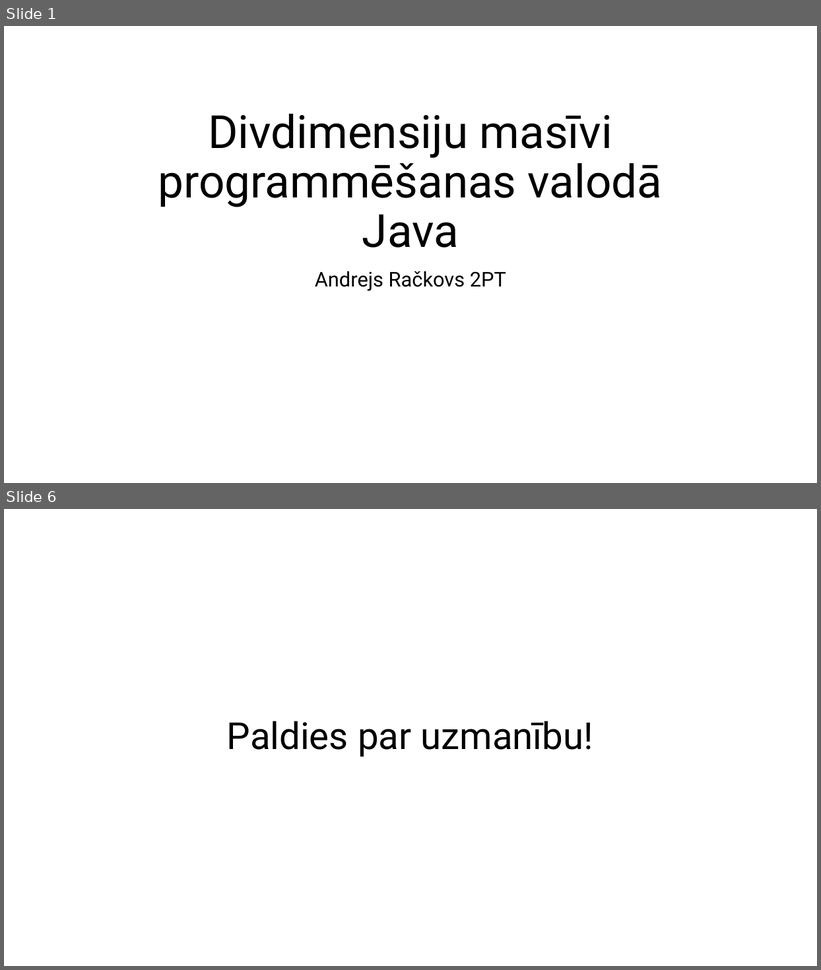
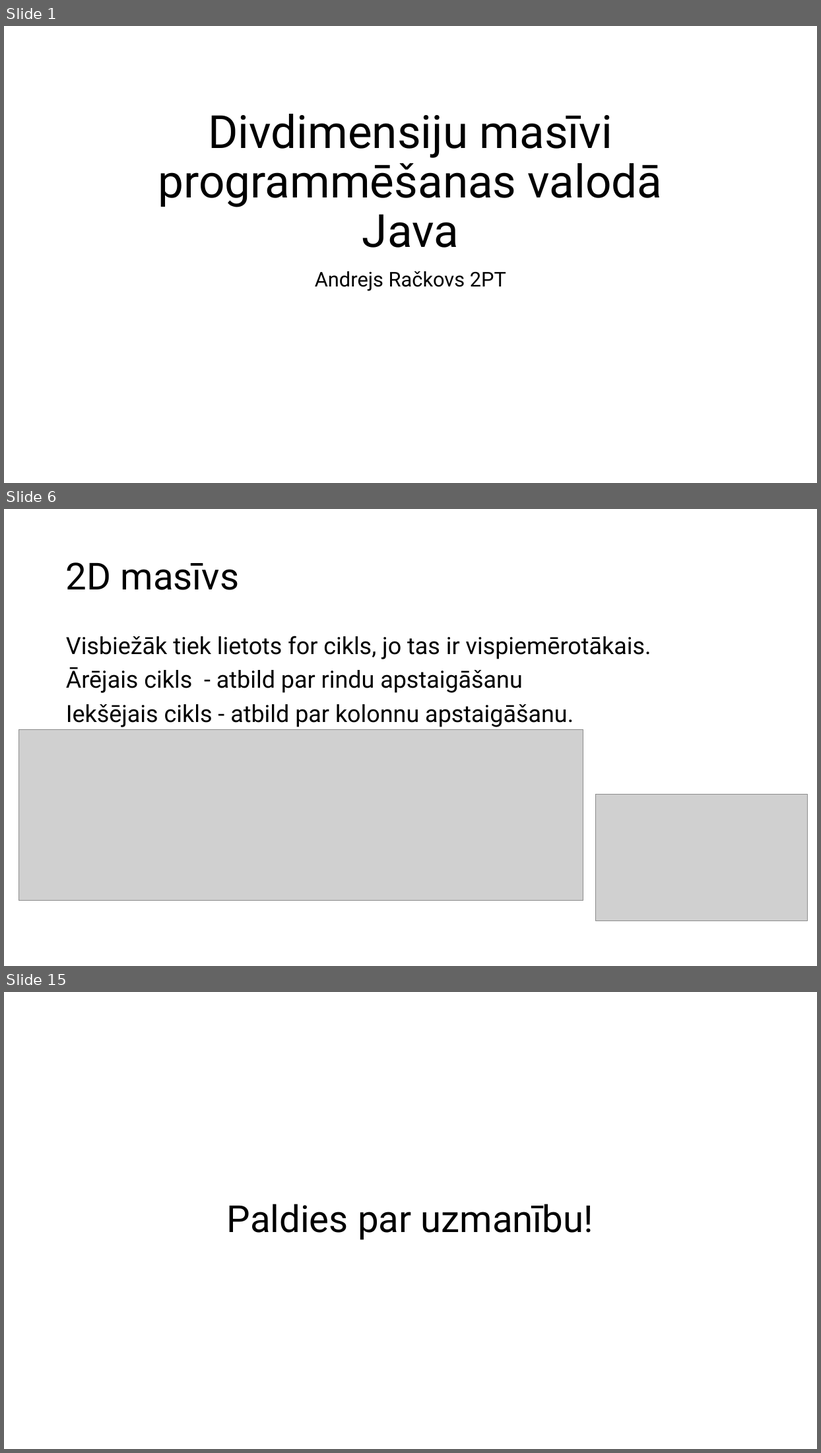
Before and after one commit to Andrejatsm/Eksamens, a slide deck: 2D Array.pptx. Shown one above the other, each under a label of ours: slides 1 and 6 before the commit, slides 1, 6 and 15 after it; the slides between them are not shown. The pictures are 821x970 and 821x1453 pixels, drawn with LibreOffice and Linux fonts; fonts in the diff are those of the drawing; grey boxes stand for pictures. Boxes give left, top, right and bottom in pixels: in the first picture for what was removed or moved away, otherwise in the second. Text is boxed around its words. In the diff, an @@ line names an element or a change of style, - is before the commit and + after.

```diff
--- a/2D Array.pptx
+++ b/2D Array.pptx
@@ slide 6 added at box(4, 509, 817, 966), background #FFFFFF @@
@@ title added at box(66, 562, 240, 590), 44 pt, text #000000 @@
+2D masīvs
@@ text added at box(66, 636, 651, 727), 28 pt, text #000000 @@
+Visbiežāk tiek lietots for cikls, jo tas ir vispiemērotākais.
+Ārējais cikls - atbild par rindu apstaigāšanu
+Iekšējais cikls - atbild par kolonnu apstaigāšanu.
@@ picture added at box(19, 730, 583, 901) @@
@@ picture added at box(596, 795, 808, 921) @@
@@ what was slide 6 is now slide 15 @@
```
Also in this commit, not shown: 3 slides changed, 9 other slides added, 1 slide removed, 1 other file.
